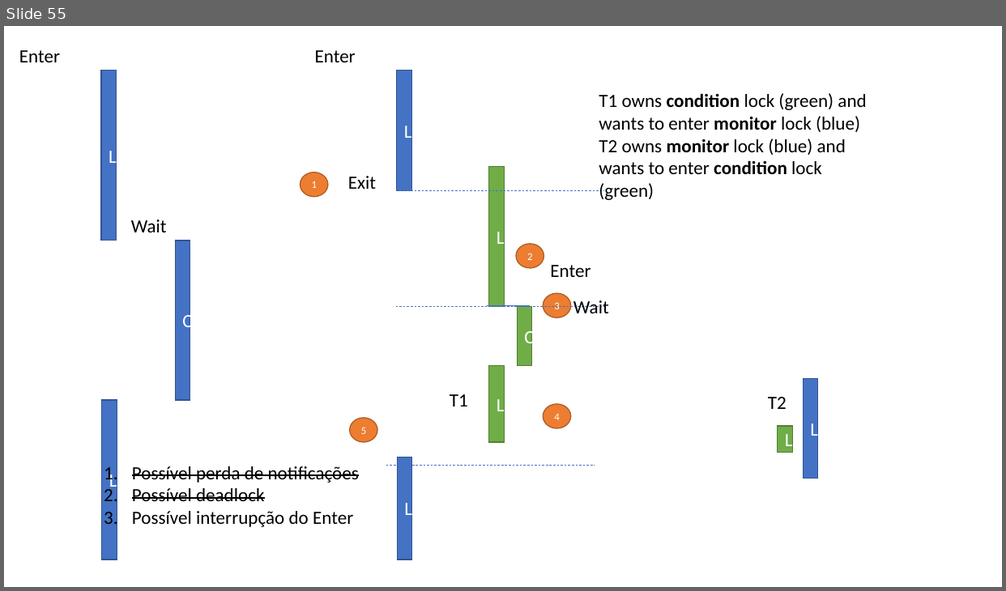
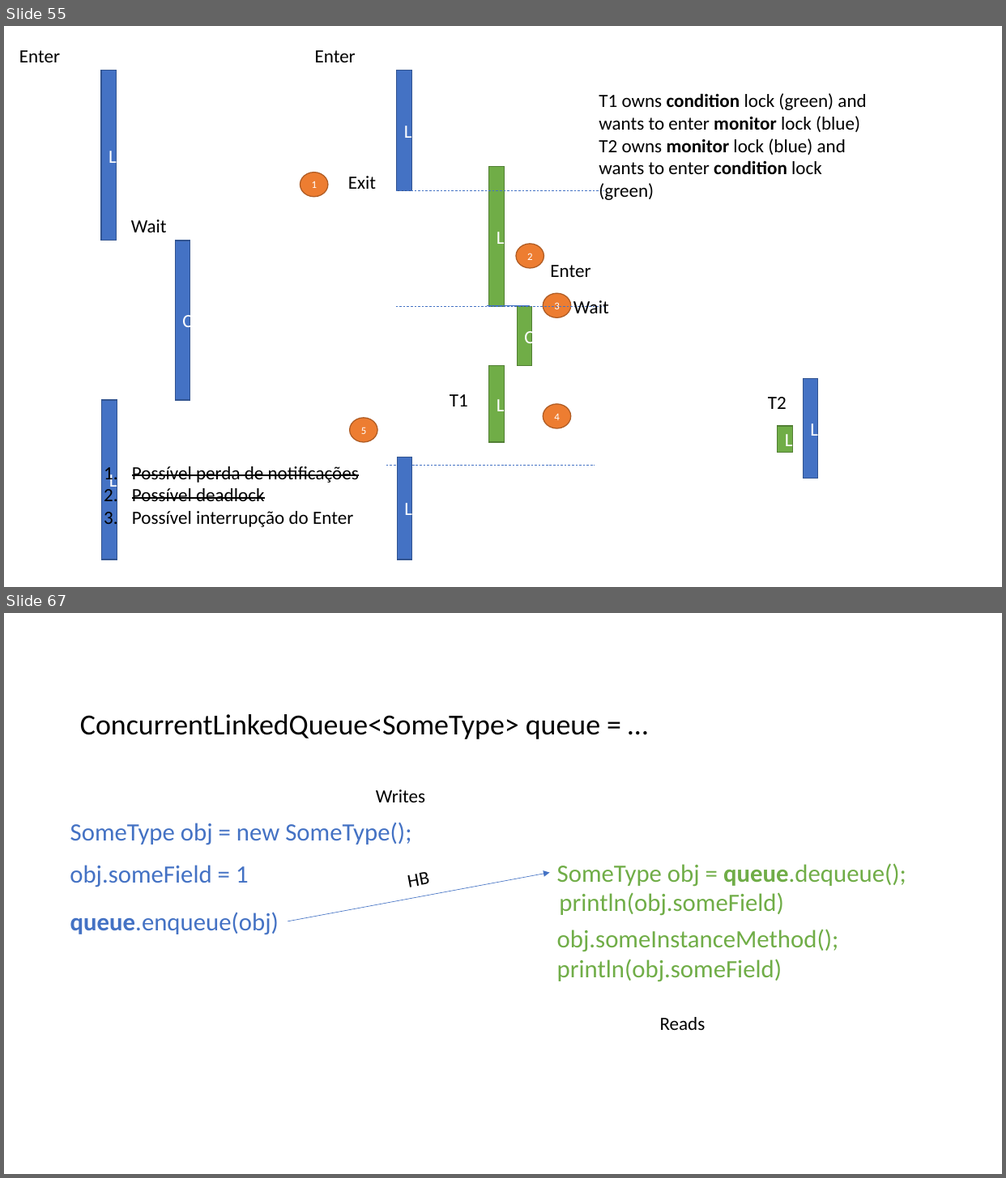
Before and after one commit to isel-leic-pc/s2021v-li51n, a slide deck: docs/threads.pptx. Shown one above the other, each under a label of ours: slide 55 before the commit, slides 55 and 67 after it; the slides between them are not shown. The pictures are 1006x591 and 1006x1178 pixels, drawn with LibreOffice and Linux fonts; fonts in the diff are those of the drawing. Boxes give left, top, right and bottom in pixels: in the first picture for what was removed or moved away, otherwise in the second. Text is boxed around its words. In the diff, an @@ line names an element or a change of style, - is before the commit and + after.

```diff
--- a/docs/threads.pptx
+++ b/docs/threads.pptx
@@ slide 67 added at [4, 613, 1002, 1174], background #FFFFFF @@
@@ text added at [80, 714, 600, 739], 28 pt, text #000000 @@
+ConcurrentLinkedQueue<SomeType> queue = …
@@ text added at [376, 790, 425, 803], 18 pt, text #000000 @@
+Writes
@@ text added at [70, 822, 411, 845], 24 pt, text #4472C4 @@
+SomeType obj = new SomeType();
@@ text added at [70, 865, 249, 888], 24 pt, text #4472C4 @@
+obj.someField = 1
@@ arrow added from (288, 922) to (550, 873), #4472C4 0.5 pt @@
@@ text added at [409, 872, 430, 888], 18 pt, text #000000 @@
+HB
@@ text added at [557, 863, 906, 887], 24 pt, text #70AD47 @@
+SomeType obj = queue.dequeue();
@@ text added at [559, 892, 784, 916], 24 pt, text #70AD47 @@
+println(obj.someField)
@@ text added at [70, 912, 279, 935], 24 pt, text #4472C4 @@
+queue.enqueue(obj)
@@ text added at [557, 929, 839, 982], 24 pt, text #70AD47 @@
+obj.someInstanceMethod();
+println(obj.someField)
@@ text added at [660, 1017, 705, 1030], 18 pt, text #000000 @@
+Reads
```
Also in this commit, not shown: 14 other slides added, 5 other files.
